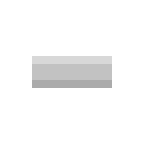
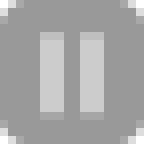
Before/after of a 144x144 layered artwork. What changed in the layer stack:
showed "Pasted Layer#3" over [40,32,104,120]
hid "rem_stream copy" over [32,56,112,88]
showed "New Layer" over [0,0,144,144]
